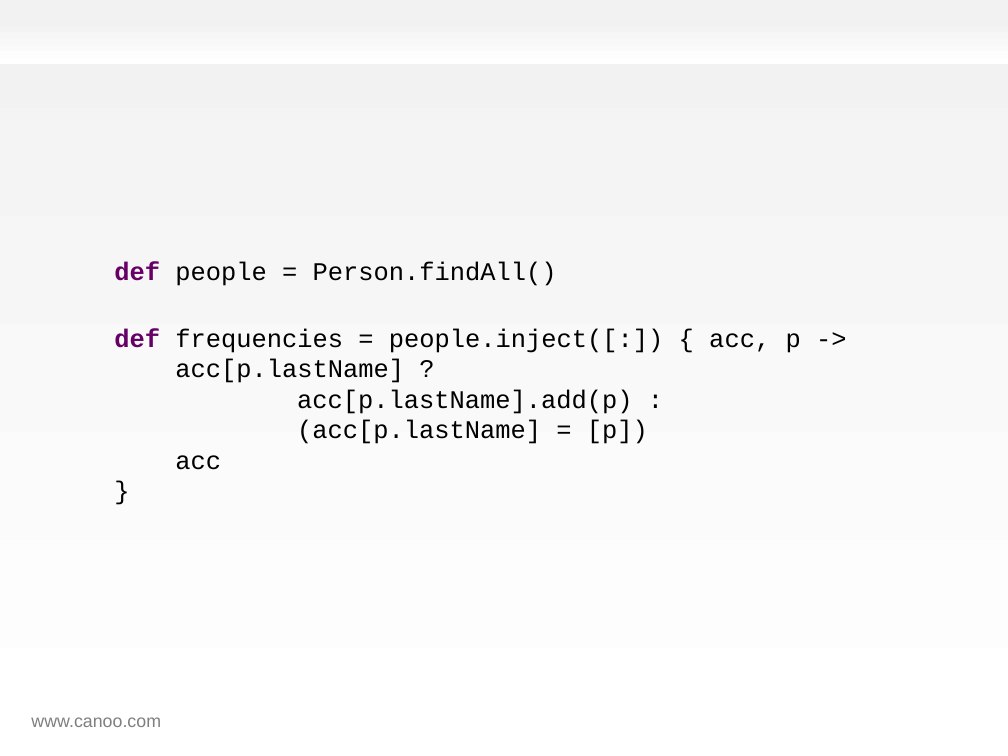
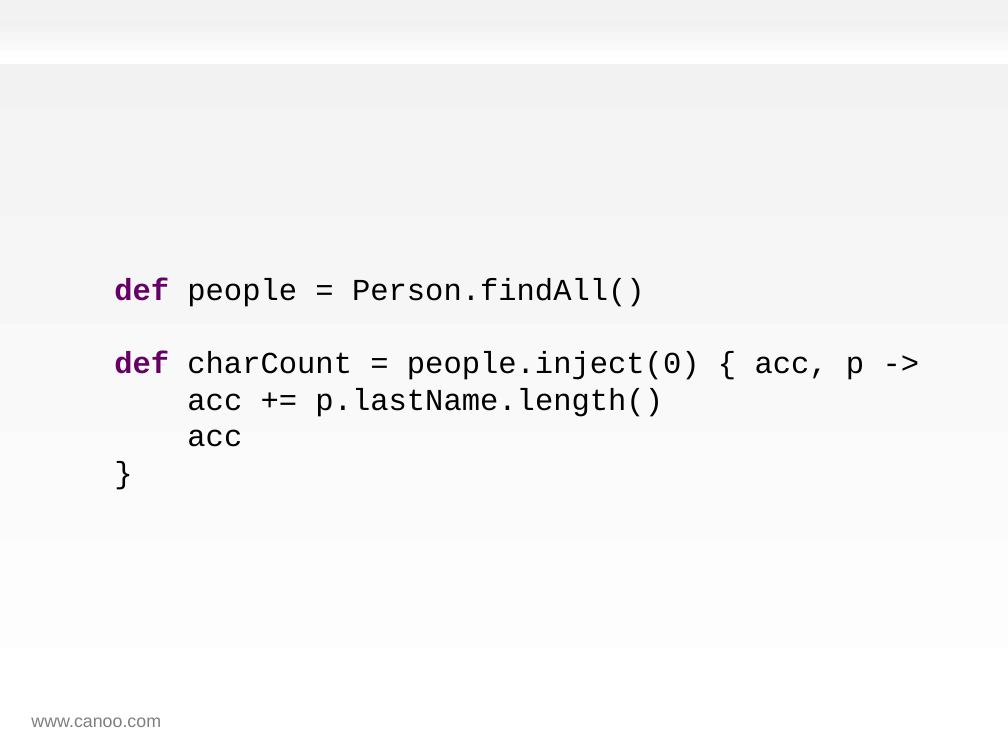
Before and after one commit to HamletDRC/presentations, a slide deck: slide 68 of effectivegroovy/effectivegroovy_gr82011.odp (slide 65 before the commit). Drawn at 1008x756 pixels with LibreOffice and Linux fonts; fonts in the diff are those of the drawing; background and template pictures are left out. Boxes give left, top, right and bottom in pixels: in the first picture for what was removed or moved away, otherwise in the second. Text is boxed around its words. In the diff, an @@ line names an element or a change of style, - is before the commit and + after.

```diff
--- a/effectivegroovy/effectivegroovy_gr82011.odp
+++ b/effectivegroovy/effectivegroovy_gr82011.odp
@@ text at <box>114,278,864,447</box>: text changed; size 20 to 24 pt @@
-def people = Person.findAll()
-def frequencies = people.inject([:]) { acc, p ->
-acc[p.lastName] ?
-acc[p.lastName].add(p) :
-(acc[p.lastName] = [p])
-acc
-}
+def people = Person.findAll()
+def charCount = people.inject(0) { acc, p ->
+acc += p.lastName.length()
+acc
+}
```
Also in this commit, not shown: 9 other slides changed, 35 slides added, 5 other files.
